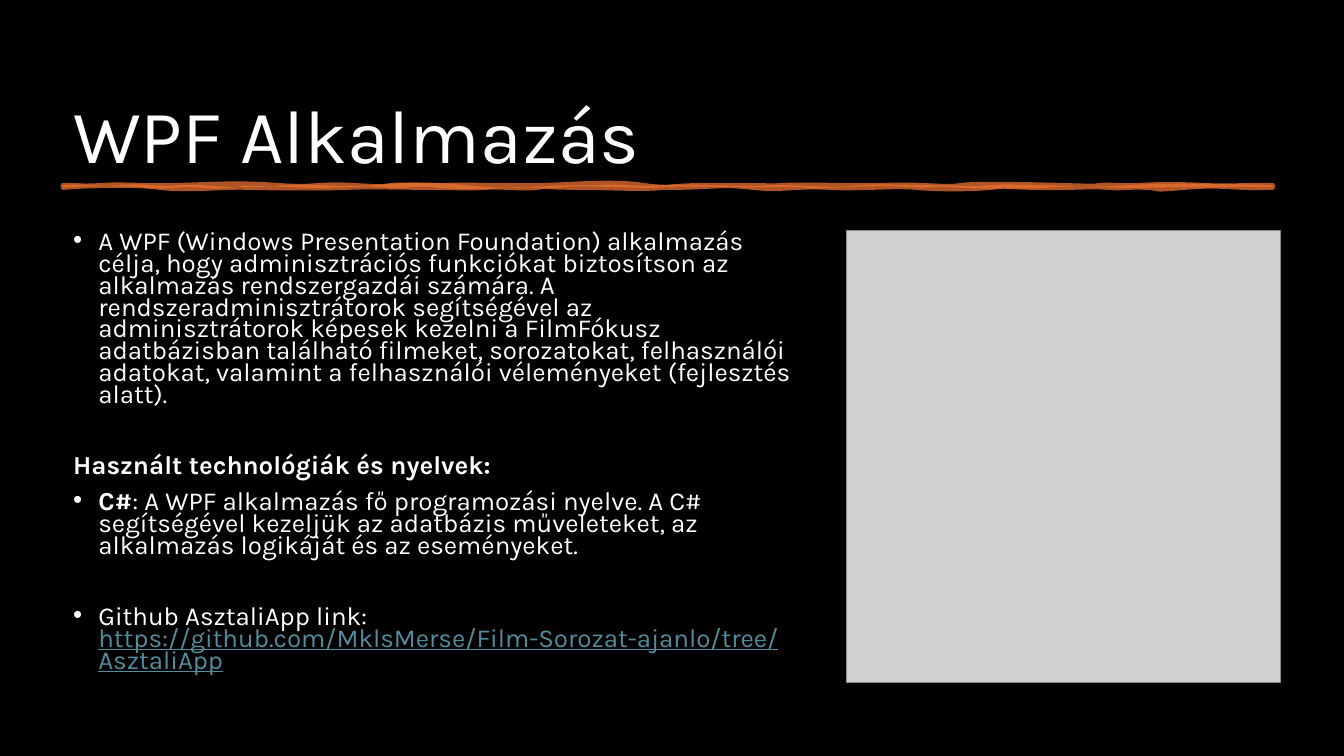
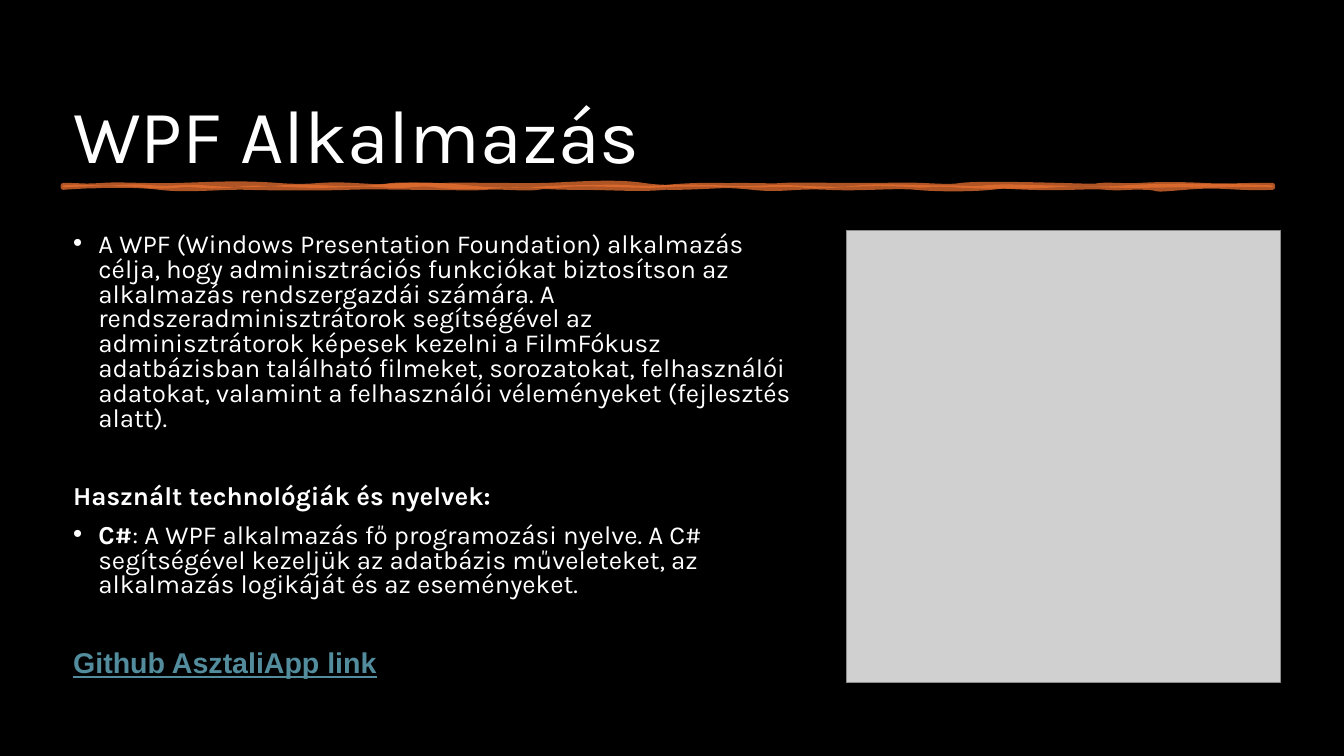
Before and after one commit to MklsMerse/Film-Sorozat-ajanlo, a slide deck: slide 16 of FilmSorozatAjanlo.pptx. Drawn at 1344x756 pixels with LibreOffice and Linux fonts; fonts in the diff are those of the drawing; grey boxes stand for pictures. Boxes give left, top, right and bottom in pixels: in the first picture for what was removed or moved away, otherwise in the second. Text is boxed around its words. In the diff, an @@ line names an element or a change of style, - is before the commit and + after.

```diff
--- a/FilmSorozatAjanlo.pptx
+++ b/FilmSorozatAjanlo.pptx
@@ text at (73,233,790,600): line spacing 0.7 to 0.8 @@
@@ text at (73,652,376,679): text changed; size 18.5 to 20.4 pt; font Karla to Arial; bold on @@
-• Github AsztaliApp link: https://github.com/MklsMerse/Film-Sorozat-ajanlo/tree/AsztaliApp
+Github AsztaliApp link
```
Also in this commit, not shown: 7 other slides changed.
